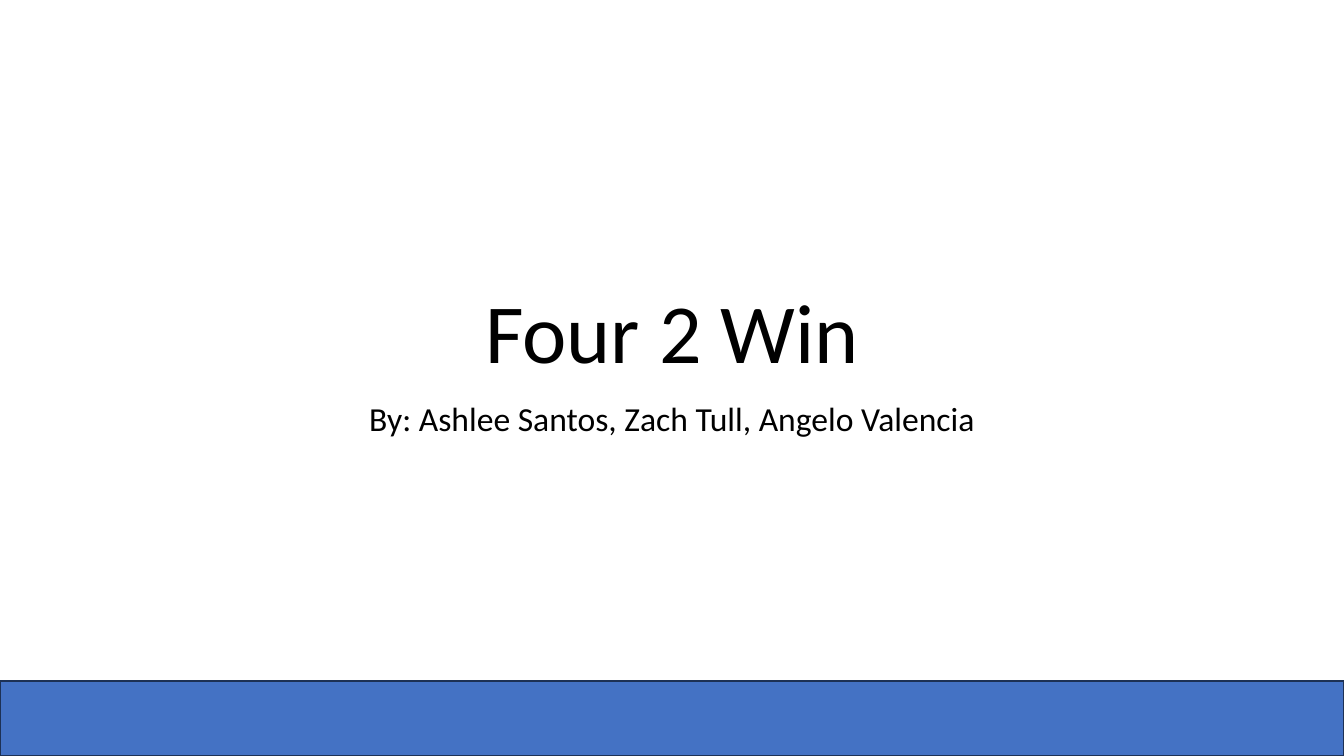
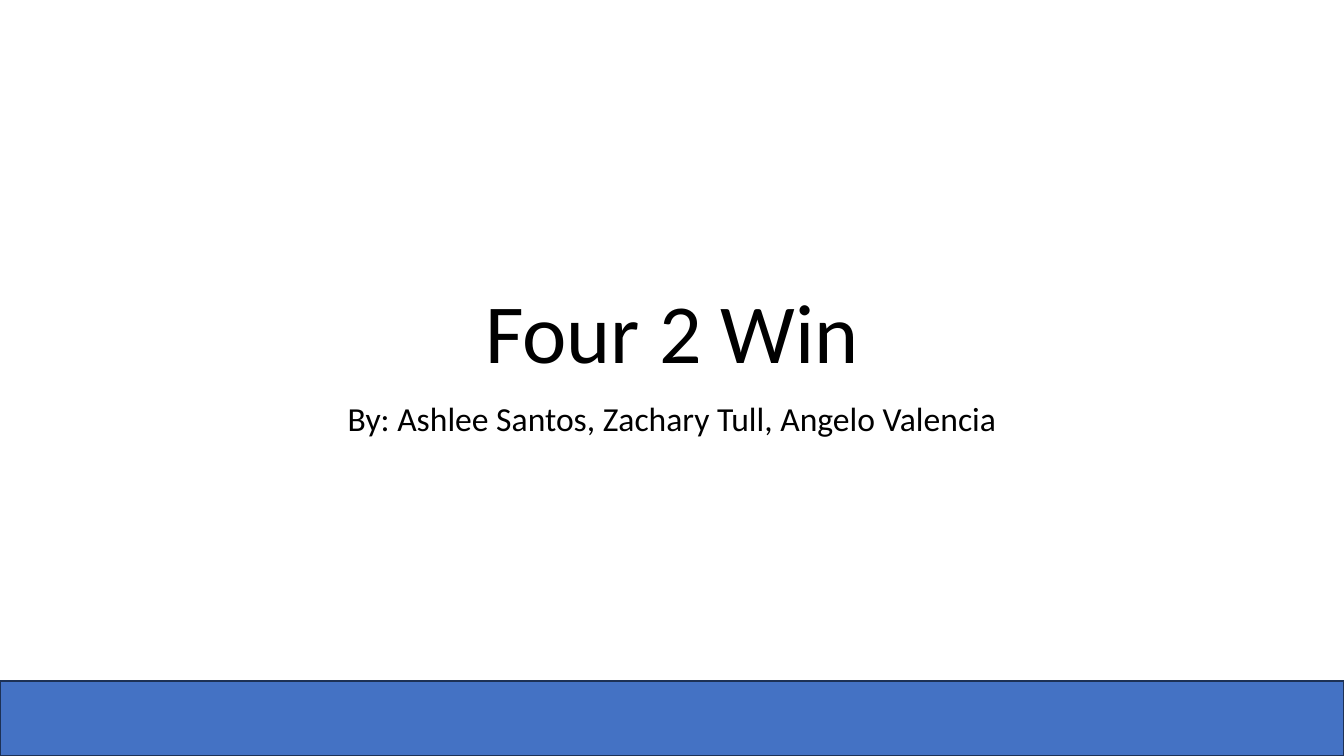
Before and after one commit to Zachadactyl/Connect-4_C, a slide deck: slide 1 of Four 2 Win.pptx. Drawn at 1344x756 pixels with LibreOffice and Linux fonts; fonts in the diff are those of the drawing; background and template pictures are left out. Boxes give left, top, right and bottom in pixels: in the first picture for what was removed or moved away, otherwise in the second. Text is boxed around its words. In the diff, an @@ line names an element or a change of style, - is before the commit and + after.

Commit message:
Updated title slide to reflect proper names
Made sure names were capitalized and spelled properly (Zachary Tull)

```diff
--- a/Four 2 Win.pptx
+++ b/Four 2 Win.pptx
@@ subtitle at [348,407,996,437]: text changed @@
-By: Ashlee Santos, Zach Tull, Angelo Valencia
+By: Ashlee Santos, Zachary Tull, Angelo Valencia
```
